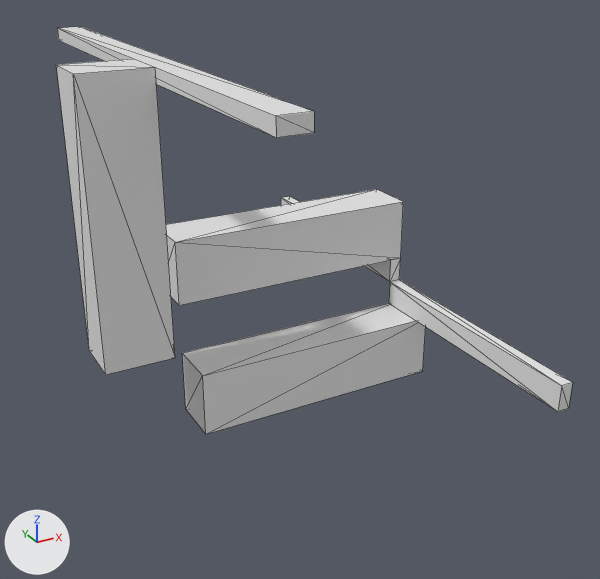
A saved change to the OBJ model Data/bmc/tiles_structure/t_125.obj.
One viewpoint serves both versions: a 50 mm lens placed at (-0.482, -1.342, 0.699), pointed at (0.243, -0.024, 0.04). The axes (+X, +Y, +Z) are drawn at lower left. The lights are the same throughout. Mesh edges are drawn as thin lines. Where no turn or scale is listed for an object, it has been applied to the vertices.

Before the edit, the objects in view are built like this:
```python
me_t_125 = bpy.data.meshes.new('t_125')
me_t_125.from_pydata(...)  # 44 vertices, 72 faces; spans x -0.175..0.5, y -0.5..0.5, z -0.175..0.5
ob_t_125 = bpy.data.objects.new('t_125', me_t_125)
ob_t_125.location = (0.0, 0.0, 0.0)
```
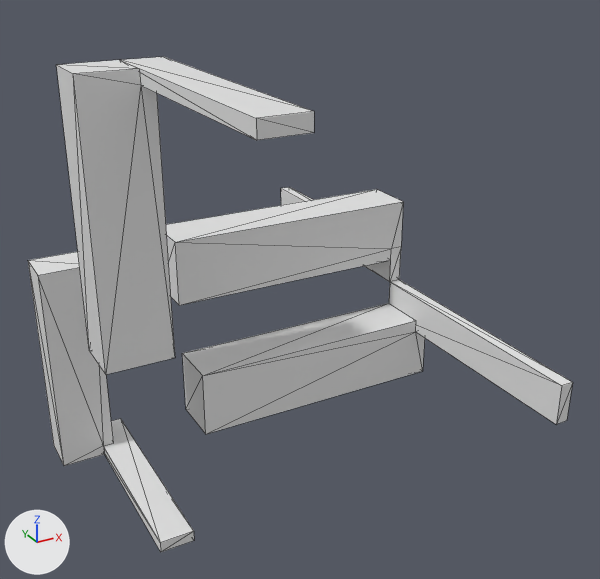
The change, as a diff of the scene's bpy script:
```diff
--- a/Data/bmc/tiles_structure/t_125.obj.py
+++ b/Data/bmc/tiles_structure/t_125.obj.py
@@ me_t_125 @@
 # used by ob_t_125; location = (0.0, 0.0, 0.0)
-me_t_125.from_pydata(...)  # 44 vertices, 72 faces; spans x -0.175..0.5, y -0.5..0.5, z -0.175..0.5
+me_t_125.from_pydata(...)  # 70 vertices, 128 faces; spans x -0.175..0.5, y -0.5..0.5, z -0.5..0.5
+# me_t_125 part 1: a new loose piece of 18 vertices spanning x -0.175..0.0, y 0.0..0.5, z -0.5..0.0
+# me_t_125 part 2
+# 12 vertices are removed from x -0.05..0.5, y -0.5..0.5, z -0.05..0.5
+# 56 faces are deleted
+# 4 vertices move from x -0.05..0.5, y -0.5..0.5, z -0.05..0.5 to x -0.075..0.475, y -0.5..0.5, z -0.075..0.5
+# 9 vertices are added at x -0.075..0.5, y -0.1..0.1, z -0.075..0.5
+# 5 new vertices lie (0.0, 0.5, 0.0) away from vertices in x -0.05..0.5, y -0.5, z -0.05..0.5
+# 6 new vertices lie (0.025, 0.0, 0.0) away from vertices in x -0.075..0.5, y -0.5..0.5, z -0.075..0.475
+# 80 new faces join them
```

Boxes (x1, y1, x2, y2) around the edits, measured in the pictures (600 x 579 px; the box of a moved part takes in the faces that stretch with it):
't_125', reshaped (22% taller): before (56, 27, 573, 434); after (28, 57, 573, 552)
part 1 of me_t_125, added: after (28, 252, 194, 552)
part 2 of me_t_125, moved or reshaped: before (57, 27, 573, 430); after (58, 57, 573, 430)
